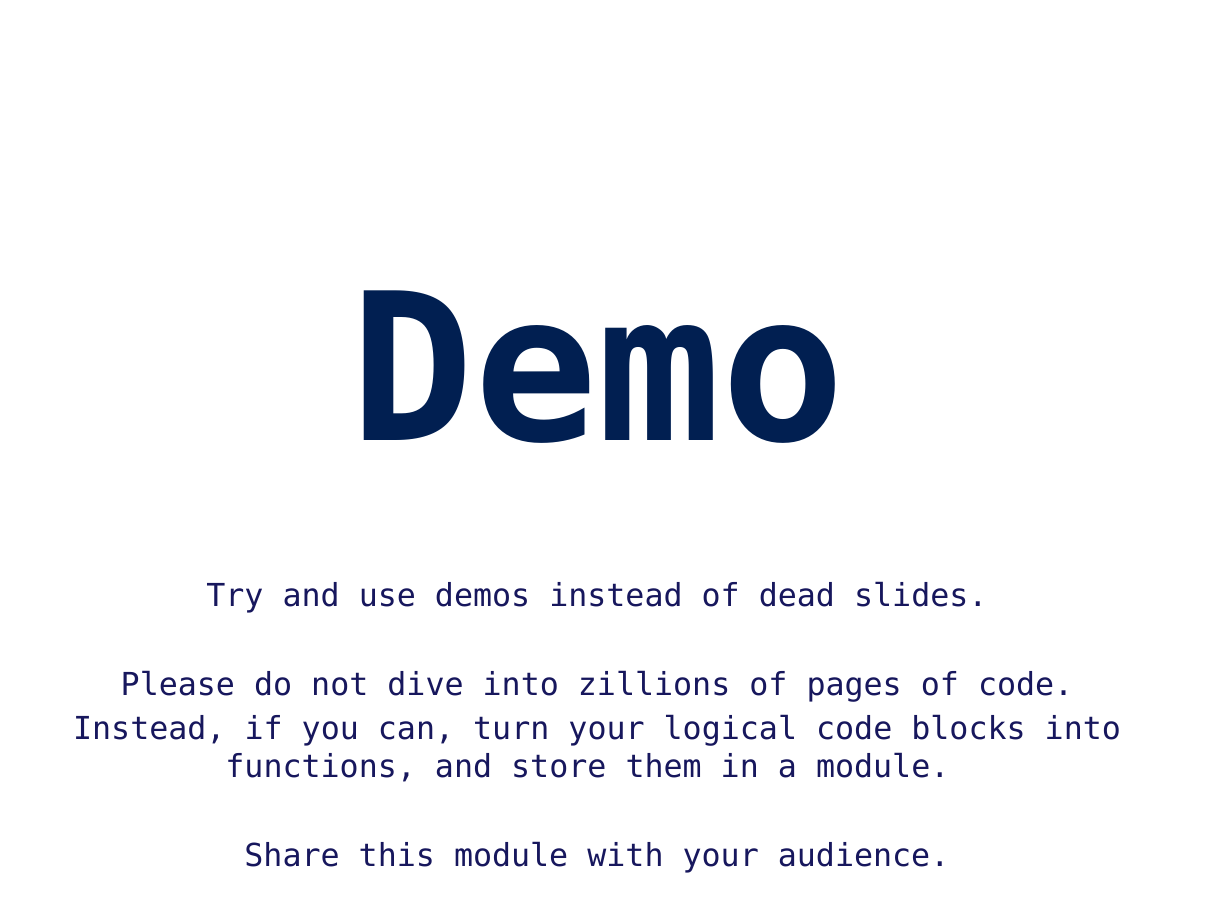
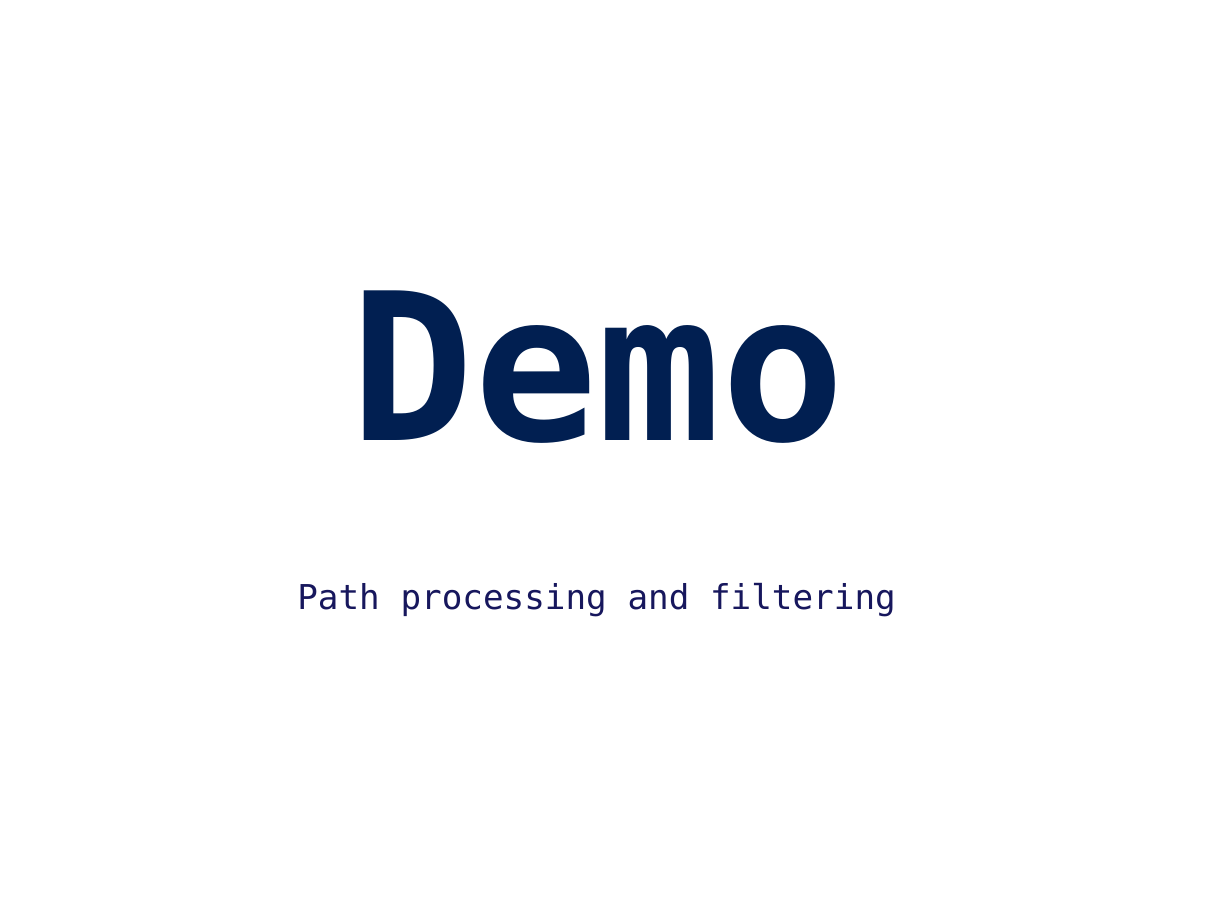
Before and after one commit to powercode/PSConfEU, a slide deck: slide 10 of PSCONFEU_Modules2017.pptx (slide 8 before the commit). Drawn at 1232x924 pixels with LibreOffice and Linux fonts; fonts in the diff are those of the drawing; background and template pictures are left out. Boxes give left, top, right and bottom in pixels: in the first picture for what was removed or moved away, otherwise in the second. Text is boxed around its words. In the diff, an @@ line names an element or a change of style, - is before the commit and + after.

```diff
--- a/PSCONFEU_Modules2017.pptx
+++ b/PSCONFEU_Modules2017.pptx
@@ text at bbox=[297, 582, 896, 616]: text changed; size 18.5 to 20 pt @@
-Try and use demos instead of dead slides.
-Please do not dive into zillions of pages of code.
-Instead, if you can, turn your logical code blocks into functions, and store them in a module.
-Share this module with your audience.
+Path processing and filtering
```
Also in this commit, not shown: 1 other slide changed, 2 slides added, 1 other file.
